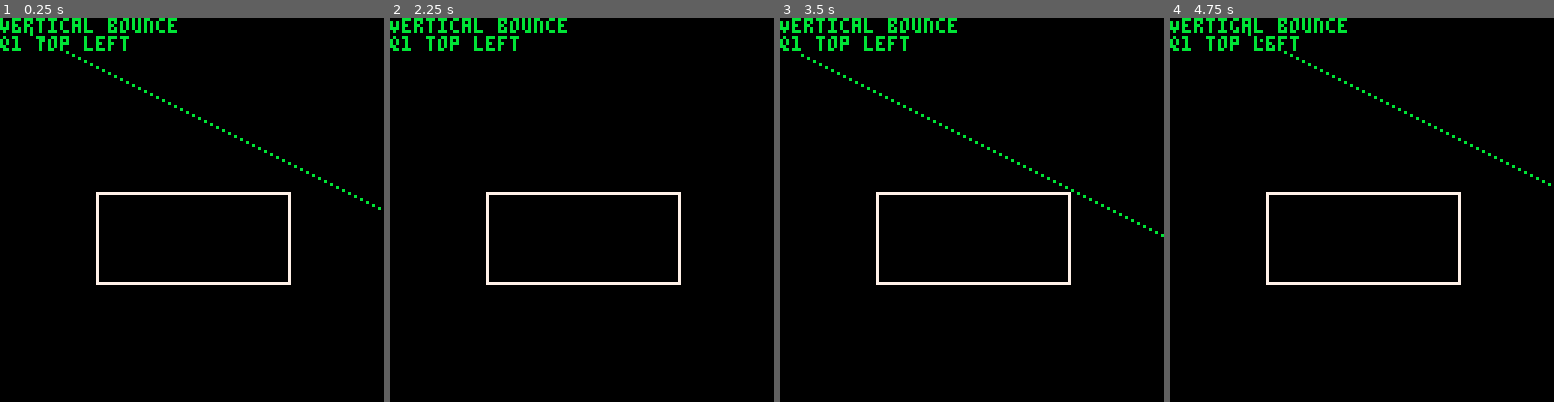
Above: before the commit, frames 1-4 (left to right).
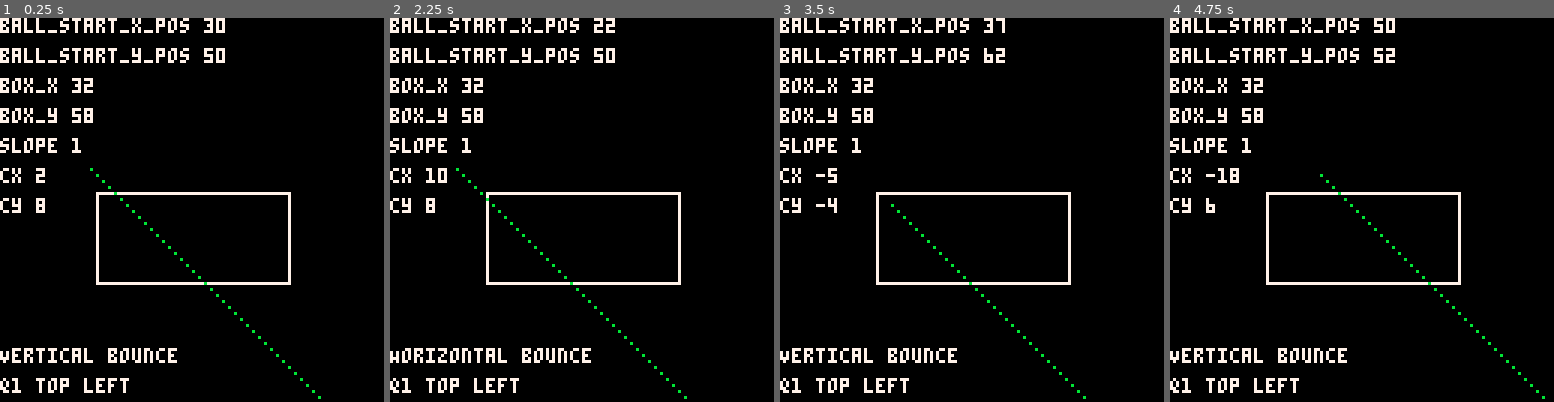
Above: after the commit, the same moments.

Repository: Mackeriah/Breakout-tutorial
Game: PICO-8 cartridge breakout/collision.p8
Same seed, same stepped clock (60 frames per second), same inputs: the game is played once before the commit and once after it.
Inputs:
- Up to frame 1 (0.25 s): no input
- Up to frame 2 (2.25 s): hold Left from 1.97 s (still down)
- Up to frame 3 (3.5 s): release Left at 2.37 s; hold Down 2.42-2.82 s; hold Right from 2.87 s (still down)
- Up to frame 4 (4.75 s): release Right at 3.53 s; hold Up 3.58-4.08 s; hold Right 4.13-4.53 s; hold Down from 4.58 s (still down)

The runs differ from the first frame. In frame 1, 6.0% of the frame differs, in the area x 0-100%, y 0-100%; in frame 2, 5.8%; in frame 3, 5.9%; in frame 4, 6.0%.

Commit message:
Update collision.p8
some further tweaks

Diff:
--- a/breakout/collision.p8
+++ b/breakout/collision.p8
@@ -7,10 +7,10 @@
 box_h = 30
 
 -- relates to the line simulating the ball impact
-ball_start_x_pos = 0
-ball_start_y_pos = 0
+ball_start_x_pos = 30
+ball_start_y_pos = 50
 ball_horizontal_movement = 2
-ball_vertical_movement = 1
+ball_vertical_movement = 2
 -- top left = 2, 2
 -- top right = -2, 2
 -- bottom left = 2, -2
@@ -41,8 +41,11 @@
  cls()
  -- draw the box
  rect(box_x, box_y, box_x+box_w, box_y+box_h, 7)
- --print('ball_start_x_pos '..ball_start_x_pos, 0, 80, 7)
- --print('ball_start_y_pos '..ball_start_y_pos, 0, 90, 7)
+ print('ball_start_x_pos '..ball_start_x_pos, 0, 0, 7)
+ print('ball_start_y_pos '..ball_start_y_pos, 0, 10, 7)
+ print('box_x '..box_x, 0, 20, 7)
+ print('box_y '..box_y, 0, 30, 7)
+
 
  -- create local versions of ball position (needed for drawing for some reason)
  local local_ball_start_x_pos, local_ball_start_y_pos = ball_start_x_pos, ball_start_y_pos
@@ -57,11 +60,11 @@
  until local_ball_start_x_pos<0 or local_ball_start_x_pos>128 or local_ball_start_y_pos < 0 or local_ball_start_y_pos > 128
 
  if deflx_ballbox(ball_start_x_pos,ball_start_y_pos,ball_horizontal_movement,ball_vertical_movement,box_x,box_y,box_w,box_h) == true then
-  print("Horizontal bounce")
+  print("Horizontal bounce", 0, 110, 7)
  elseif deflx_ballbox(ball_start_x_pos,ball_start_y_pos,ball_horizontal_movement,ball_vertical_movement,box_x,box_y,box_w,box_h) == false then
-  print("Vertical bounce")
+  print("Vertical bounce", 0, 110, 7)
  end
- print(debug1)
+ print(debug1, 0, 120, 7)
 end
 
 function deflx_ballbox(ball_start_x_pos,ball_start_y_pos,ball_horizontal_movement,ball_vertical_movement,box_x,box_y,box_w,box_h)
@@ -76,14 +79,19 @@
  else -- if it's neither of those cases, it MUST be moving diagonally
   -- calculate slope
   local slope = ball_vertical_movement / ball_horizontal_movement
+  print('slope '..slope, 0, 40, 7)
   local cx, cy
-  -- check variants
+
+  -- determine which direction ball is moving
   if slope > 0 and ball_horizontal_movement > 0 then
    -- moving down right
    debug1="q1 top left"
    cx = box_x - ball_start_x_pos
    cy = box_y - ball_start_y_pos
-   if cx<=0 then
+   print('cx '..cx, 0, 50, 7)
+   print('cy '..cy, 0, 60, 7)
+
+   if cx <= 0 then
     return false
    elseif cy / cx < slope then
     return true
@@ -94,7 +102,7 @@
    debug1="q2 bottom left"
    -- moving up right
    cx = box_x - ball_start_x_pos
-   cy = box_y + box_h-ball_start_y_pos
+   cy = box_y + box_h - ball_start_y_pos
    if cx <= 0 then
     return false
    elseif cy / cx < slope then
@@ -105,8 +113,8 @@
   elseif slope > 0 and ball_horizontal_movement < 0 then
    debug1="q3 bottom right"
    -- moving left up
-   cx = box_x + box_w-ball_start_x_pos
-   cy = box_y + box_h-ball_start_y_pos
+   cx = box_x + box_w - ball_start_x_pos
+   cy = box_y + box_h - ball_start_y_pos
    if cx >= 0 then
     return false
    elseif cy / cx > slope then
@@ -117,7 +125,7 @@
   else
    -- moving left down
    debug1="q4 top right"
-   cx = box_x + box_w-ball_start_x_pos
+   cx = box_x + box_w - ball_start_x_pos
    cy = box_y - ball_start_y_pos
    if cx >= 0 then
     return false
